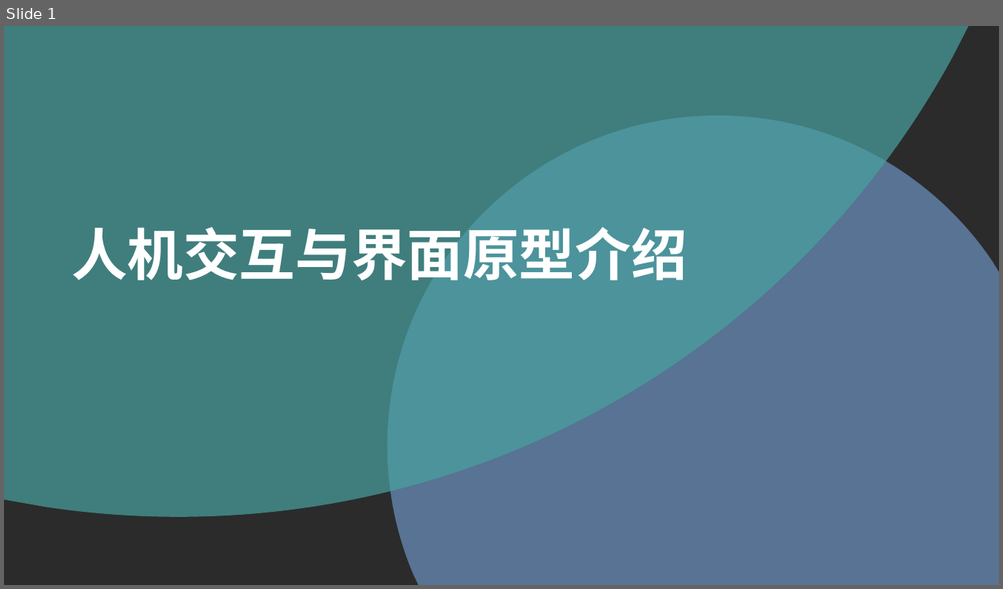
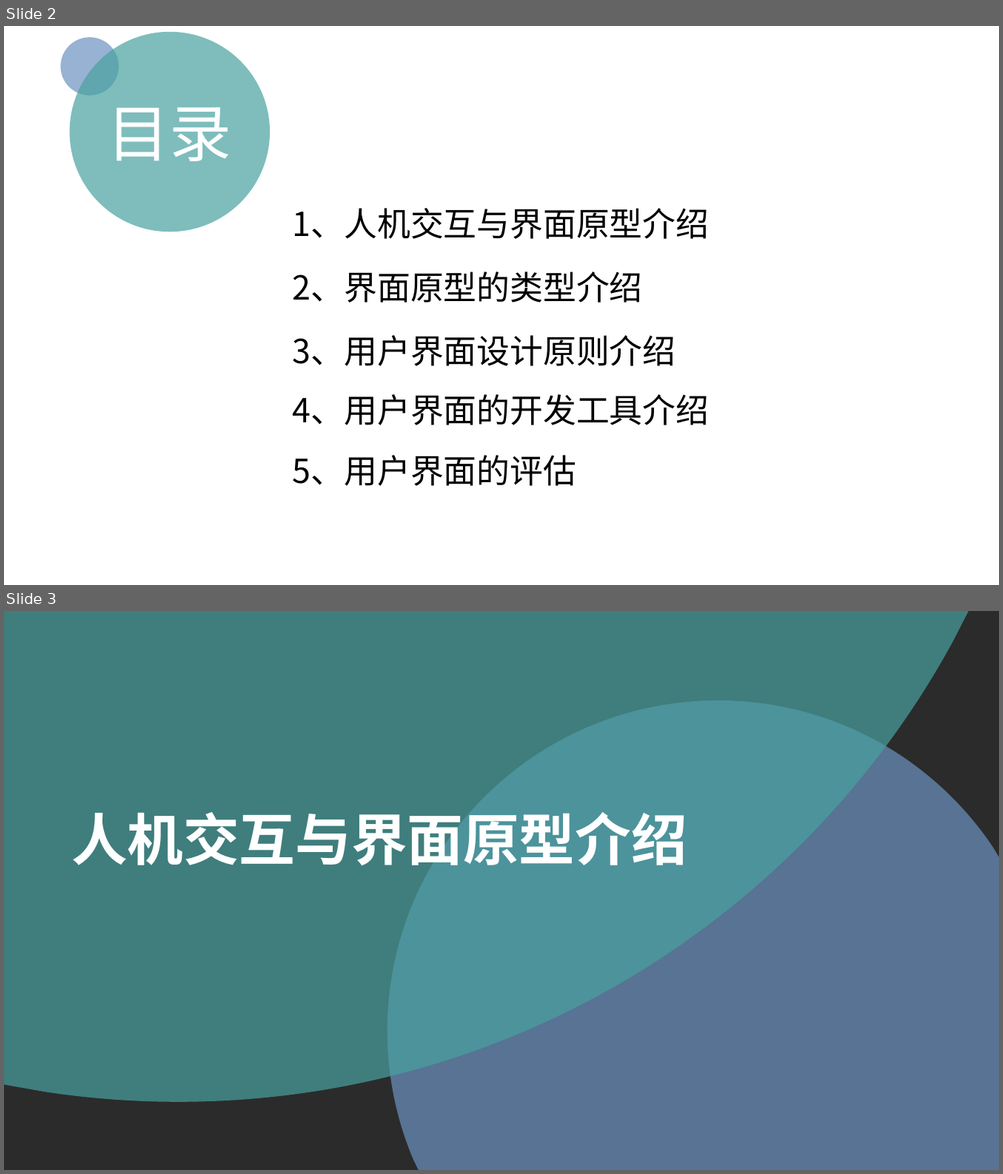
Before and after one commit to PRD2018/PRD2018-G15, a slide deck: 非受控文档/02-陈俊仁/2018-11-4任务/[PRD-15]UML基础二.pptx. Shown one above the other, each under a label of ours: slide 1 before the commit, slides 2 and 3 after it. The pictures are 1003x589 and 1003x1174 pixels, drawn with LibreOffice and Linux fonts; fonts in the diff are those of the drawing; background and template pictures are left out; a plain dark background stands for a picture behind light text. Boxes give left, top, right and bottom in pixels: in the first picture for what was removed or moved away, otherwise in the second. Text is boxed around its words. In the diff, an @@ line names an element or a change of style, - is before the commit and + after.

```diff
--- a/非受控文档/02-陈俊仁/2018-11-4任务/[PRD-15]UML基础二.pptx
+++ b/非受控文档/02-陈俊仁/2018-11-4任务/[PRD-15]UML基础二.pptx
@@ slide 2 added at [4,26,999,585], background picture (left out) @@
@@ ellipse added at [61,37,119,96], fill #6C92C0 at 70% opacity @@
@@ ellipse added at [70,32,270,232], fill #48A2A0 at 70% opacity, 60 pt, text #FFFFFF @@
+目录
@@ text added at [293,208,709,239], 32 pt, text #000000 @@
+1、人机交互与界面原型介绍
@@ text added at [293,272,643,303], 32 pt, text #000000 @@
+2、界面原型的类型介绍
@@ text added at [293,335,676,366], 32 pt, text #000000 @@
+3、用户界面设计原则介绍
@@ text added at [293,395,709,426], 32 pt, text #000000 @@
+4、用户界面的开发工具介绍
@@ text added at [293,455,576,486], 32 pt, text #000000 @@
+5、用户界面的评估
@@ what was slide 1 is now slide 3 @@
```
Also in this commit, not shown: 4 other slides added.
